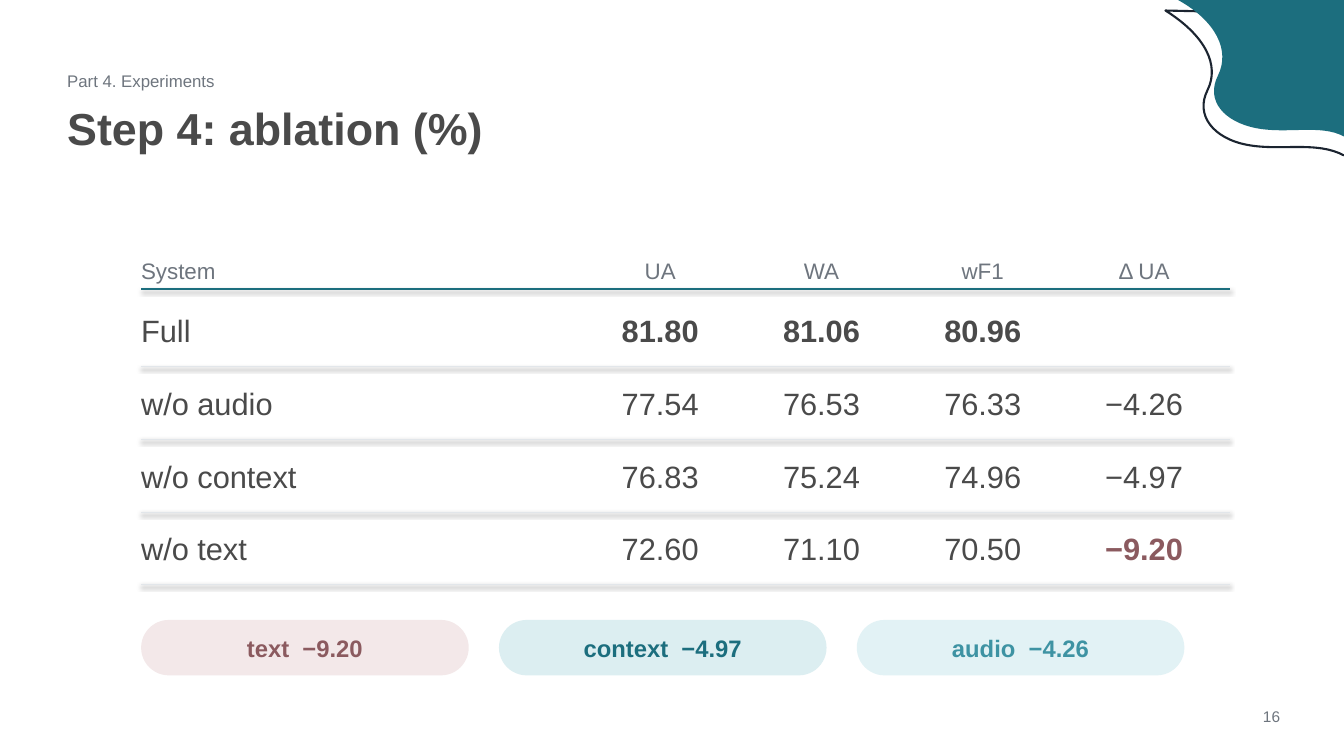
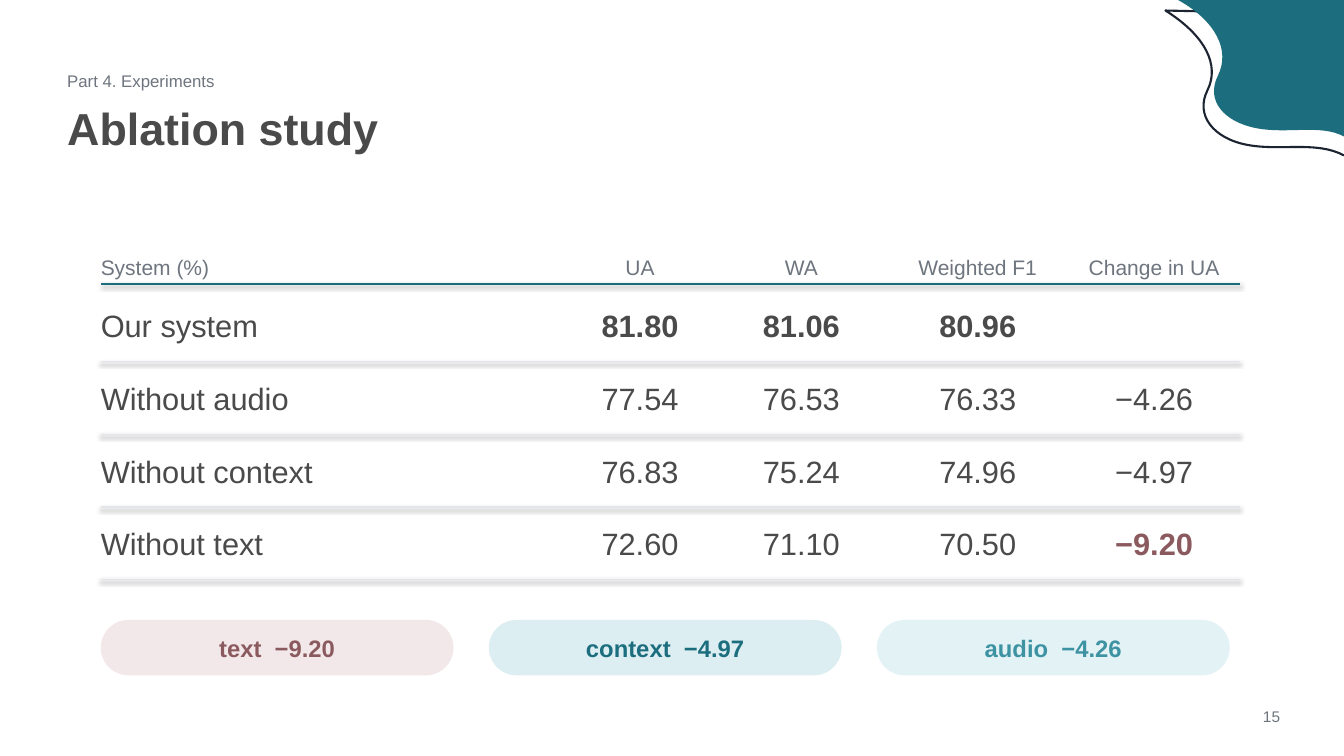
Before and after one commit to jasonhoang6201/vp-ser, a slide deck: slide 15 of paper-review/slides/eaasr-slides.pptx (slide 16 before the commit). Drawn at 1344x756 pixels with LibreOffice and Linux fonts; fonts in the diff are those of the drawing. Boxes give left, top, right and bottom in pixels: in the first picture for what was removed or moved away, otherwise in the second. Text is boxed around its words. In the diff, an @@ line names an element or a change of style, - is before the commit and + after.

```diff
--- a/paper-review/slides/eaasr-slides.pptx
+++ b/paper-review/slides/eaasr-slides.pptx
@@ text at [67, 112, 378, 154]: text changed @@
-Step 4: ablation (%)
+Ablation study
@@ text "UA" at [625, 260, 654, 275]: size 16 to 15 pt @@
@@ text "WA" at [785, 260, 818, 275]: size 16 to 15 pt @@
@@ text at [101, 260, 171, 279]: text changed; size 16 to 15 pt @@
-System
+System (%)
@@ text at [918, 260, 1036, 279]: text changed; size 16 to 15 pt @@
-wF1
+Weighted F1
@@ text at [1089, 260, 1219, 279]: text changed; size 16 to 15 pt @@
-Δ UA
+Change in UA
@@ line moved from (141, 289) - (1230, 289) to (101, 284) - (1240, 284) @@
@@ text "80.96": place and size @@
-text "80.96" at [944, 320, 1021, 343]
+text "80.96" at [939, 315, 1016, 338]
@@ text at [101, 315, 258, 343]: text changed @@
-Full
+Our system
@@ line moved from (141, 367) - (1230, 367) to (101, 362) - (1240, 362) @@
@@ text at [101, 387, 288, 411]: text changed @@
-w/o audio
+Without audio
@@ text "76.33": place and size @@
-text "76.33" at [944, 393, 1021, 416]
+text "76.33" at [939, 388, 1016, 411]
@@ line moved from (141, 440) - (1230, 440) to (101, 435) - (1240, 435) @@
@@ 10 texts: place and size @@
-10 texts at [622, 263, 860, 561]
+10 texts at [602, 260, 840, 556]
@@ text "74.96": place and size @@
-text "74.96" at [944, 466, 1021, 489]
+text "74.96" at [939, 461, 1016, 484]
@@ 3 texts: place and size @@
-3 texts at [1105, 393, 1183, 561]
+3 texts at [1115, 388, 1193, 556]
@@ text at [101, 460, 312, 484]: text changed @@
-w/o context
+Without context
@@ line moved from (141, 512) - (1230, 512) to (101, 507) - (1240, 507) @@
@@ text "70.50": place and size @@
-text "70.50" at [944, 538, 1021, 561]
+text "70.50" at [939, 533, 1016, 556]
@@ text at [101, 532, 263, 556]: text changed @@
-w/o text
+Without text
@@ line moved from (141, 585) - (1230, 585) to (101, 580) - (1240, 580) @@
@@ rounded rectangle "text −9.20": place and size @@
-rounded rectangle "text −9.20" at [141, 620, 469, 676]
+rounded rectangle "text −9.20" at [101, 620, 454, 676]
@@ rounded rectangle "context −4.97": place and size @@
-rounded rectangle "context −4.97" at [499, 620, 827, 676]
+rounded rectangle "context −4.97" at [489, 620, 842, 676]
@@ rounded rectangle "audio −4.26": place and size @@
-rounded rectangle "audio −4.26" at [857, 620, 1185, 676]
+rounded rectangle "audio −4.26" at [877, 620, 1230, 676]
@@ text at [1263, 711, 1280, 722]: text changed @@
-16
+15
```
Also in this commit, not shown: 13 other slides changed, 5 slides added, 7 slides removed, 18 other files.
